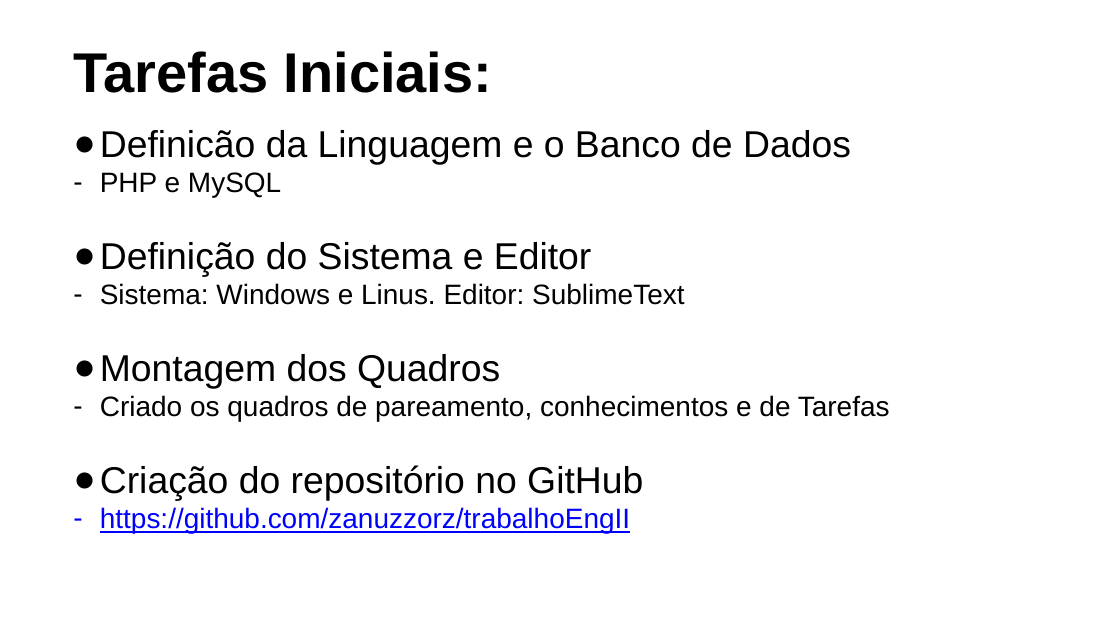
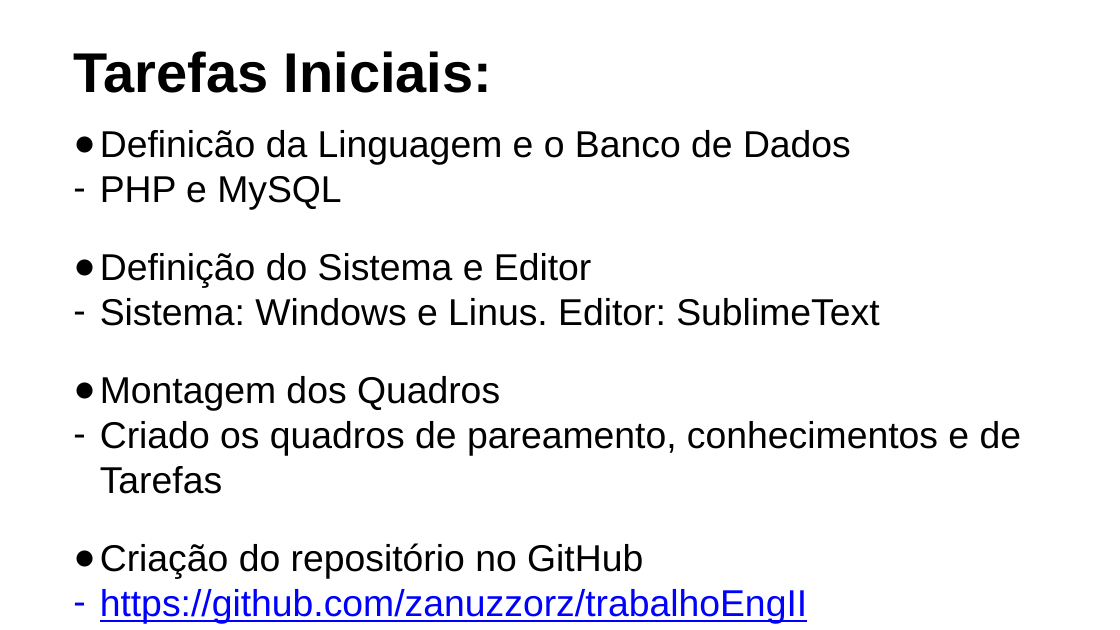
Before and after one commit to zanuzzorz/trabalhoEngII, a slide deck: slide 2 of Documentação/Slides de Apresentação do Andamento/Apresentação ES2.pptx. Drawn at 1120x630 pixels with LibreOffice and Linux fonts; fonts in the diff are those of the drawing. Boxes give left, top, right and bottom in pixels: in the first picture for what was removed or moved away, otherwise in the second. Text is boxed around its words. In the diff, an @@ line names an element or a change of style, - is before the commit and + after.

```diff
--- a/Documentação/Slides de Apresentação do Andamento/Apresentação ES2.pptx
+++ b/Documentação/Slides de Apresentação do Andamento/Apresentação ES2.pptx
@@ text at [100, 176, 1022, 624]: size 18 to 24 pt in "PHP e MySQL", "Sistema: Windows e Linus. Editor: SublimeText", "Criado os quadros de pareamento, conhecimentos e ...", "https://github.com/zanuzzorz/trabalhoEngII" @@
```
Also in this commit, not shown: 4 other slides changed.
